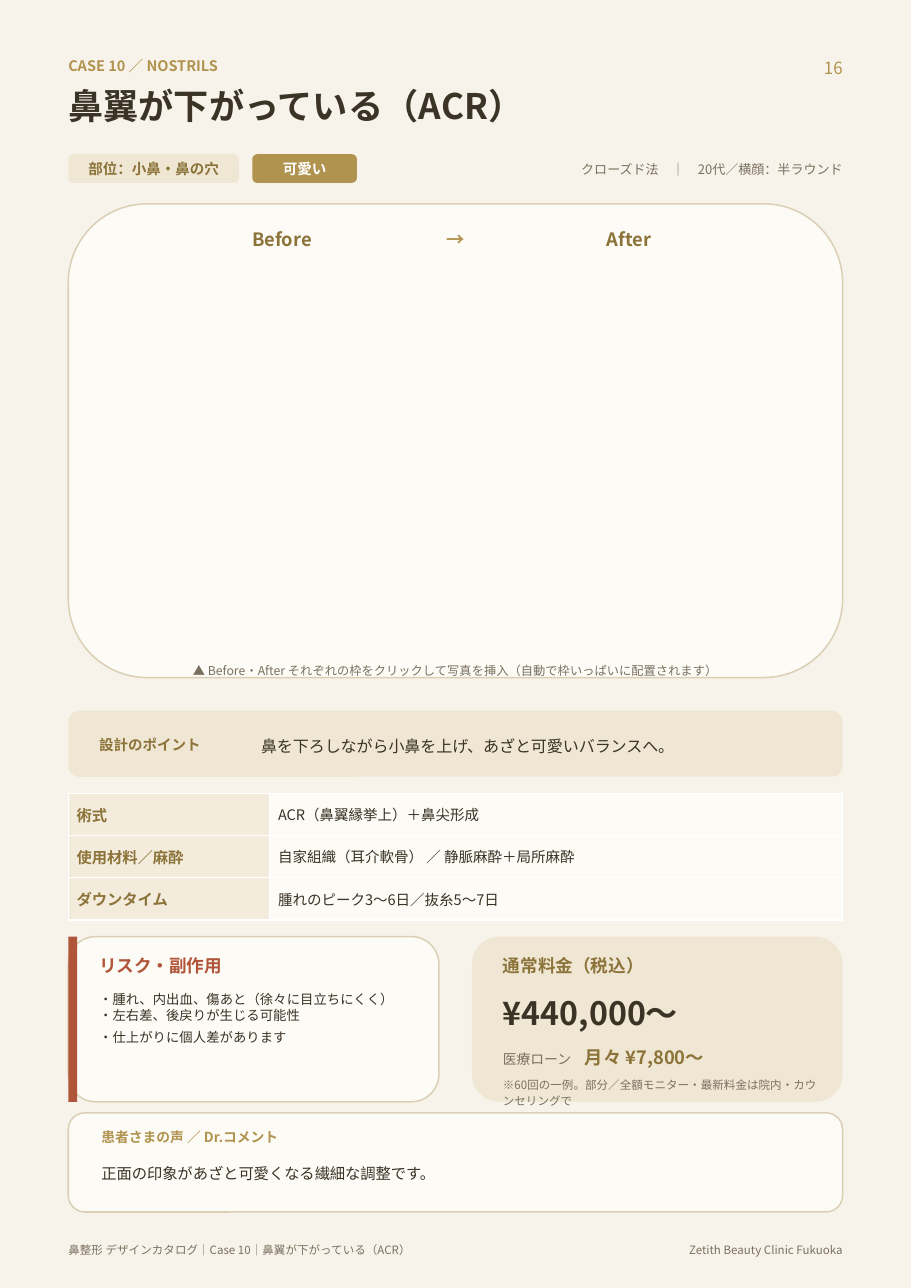
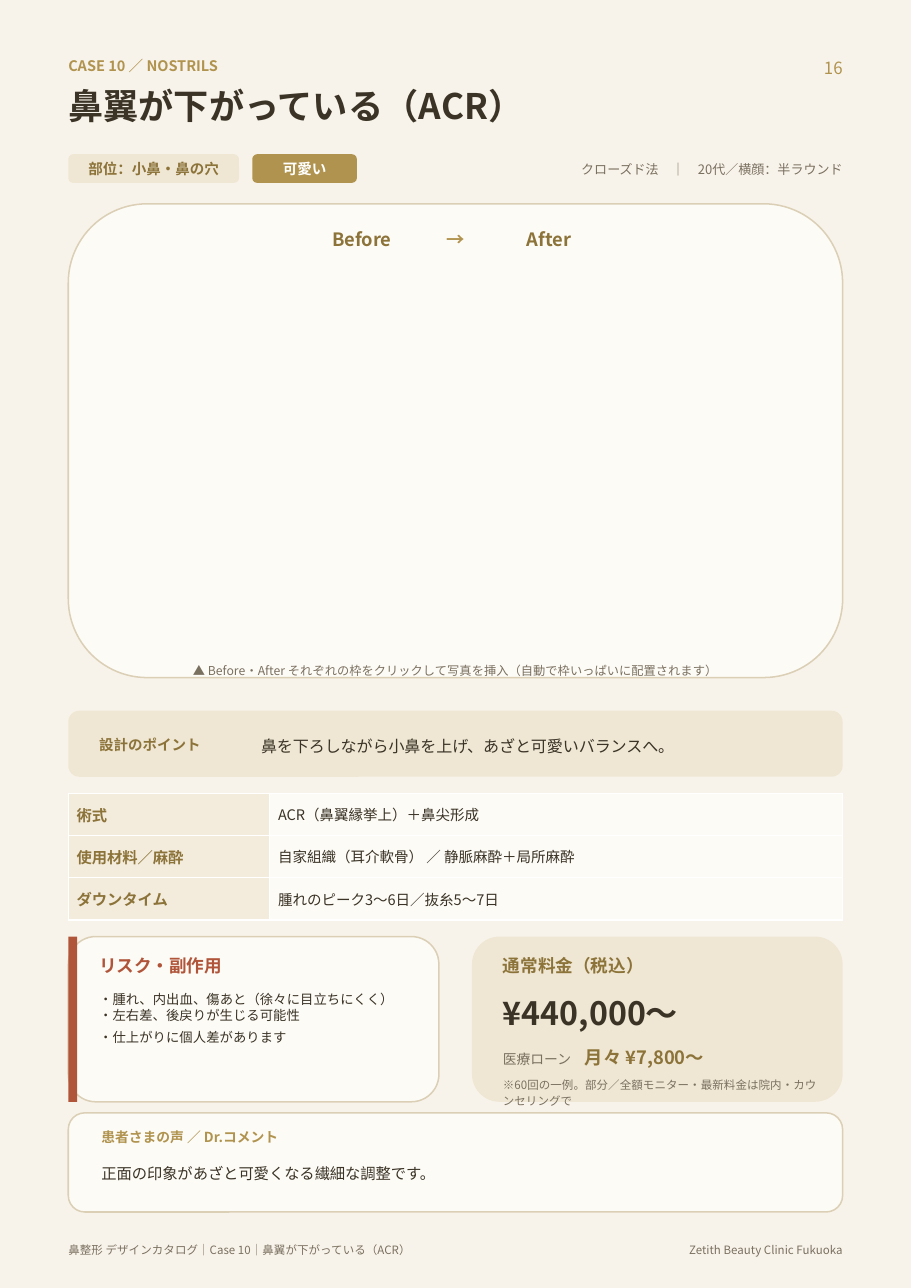
Before and after one commit to hidekkobonba/nosejob, a slide deck: slide 17 of 鼻整形_デザインカタログ.pptx. Drawn at 911x1288 pixels with LibreOffice and Linux fonts; fonts in the diff are those of the drawing. Boxes give left, top, right and bottom in pixels: in the first picture for what was removed or moved away, otherwise in the second. Text is boxed around its words. In the diff, an @@ line names an element or a change of style, - is before the commit and + after.

```diff
--- a/鼻整形_デザインカタログ.pptx
+++ b/鼻整形_デザインカタログ.pptx
@@ text "Before" moved from (x1=252, y1=231, x2=312, y2=246) to (x1=332, y1=231, x2=392, y2=246) @@
@@ text "→" rewrapped from (x1=126, y1=226, x2=787, y2=259) to (x1=269, y1=226, x2=643, y2=259) @@
@@ text "After" moved from (x1=607, y1=231, x2=651, y2=247) to (x1=527, y1=231, x2=571, y2=247) @@
```
Also in this commit, not shown: 15 other slides changed.
